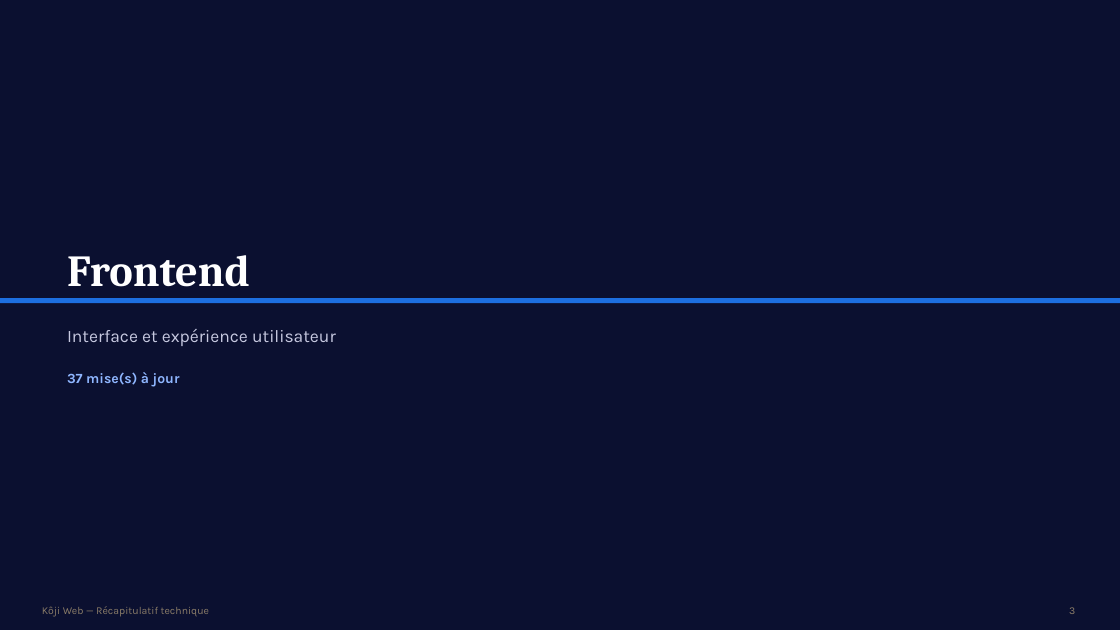
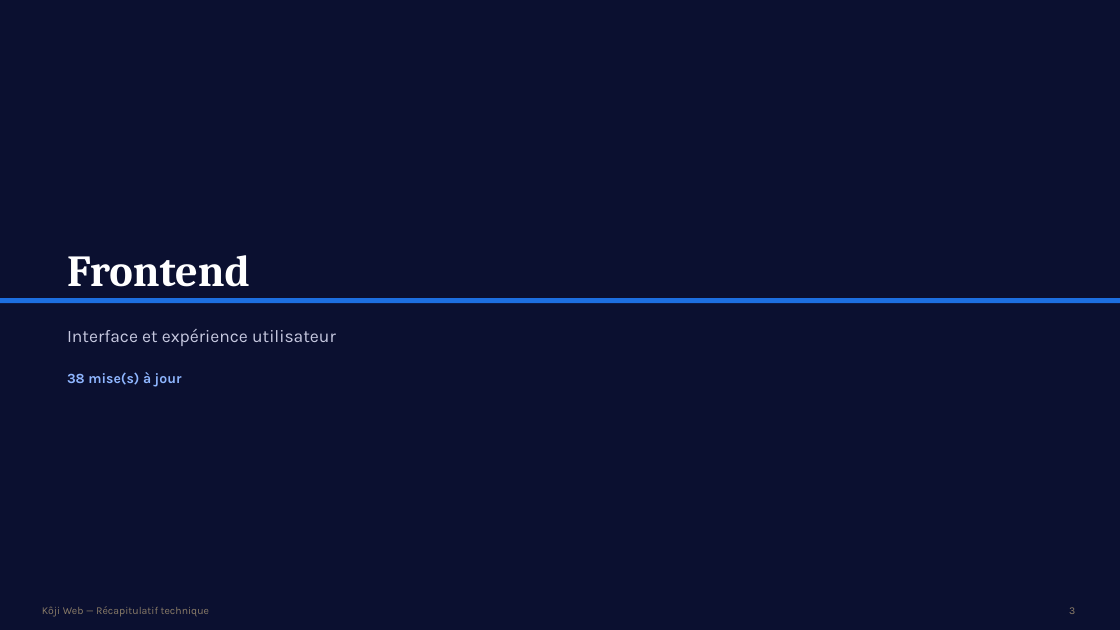
Before and after one commit to bouhouchimira-prog/web-app-Koji, a slide deck: slide 3 of docs/manager-recap/Recap-Koji-Manager.pptx. Drawn at 1120x630 pixels with LibreOffice and Linux fonts; fonts in the diff are those of the drawing. Boxes give left, top, right and bottom in pixels: in the first picture for what was removed or moved away, otherwise in the second. Text is boxed around its words. In the diff, an @@ line names an element or a change of style, - is before the commit and + after.

```diff
--- a/docs/manager-recap/Recap-Koji-Manager.pptx
+++ b/docs/manager-recap/Recap-Koji-Manager.pptx
@@ text at [67,372,182,387]: text changed @@
-37 mise(s) à jour
+38 mise(s) à jour
```
Also in this commit, not shown: 2 other slides changed, 4 other files.
